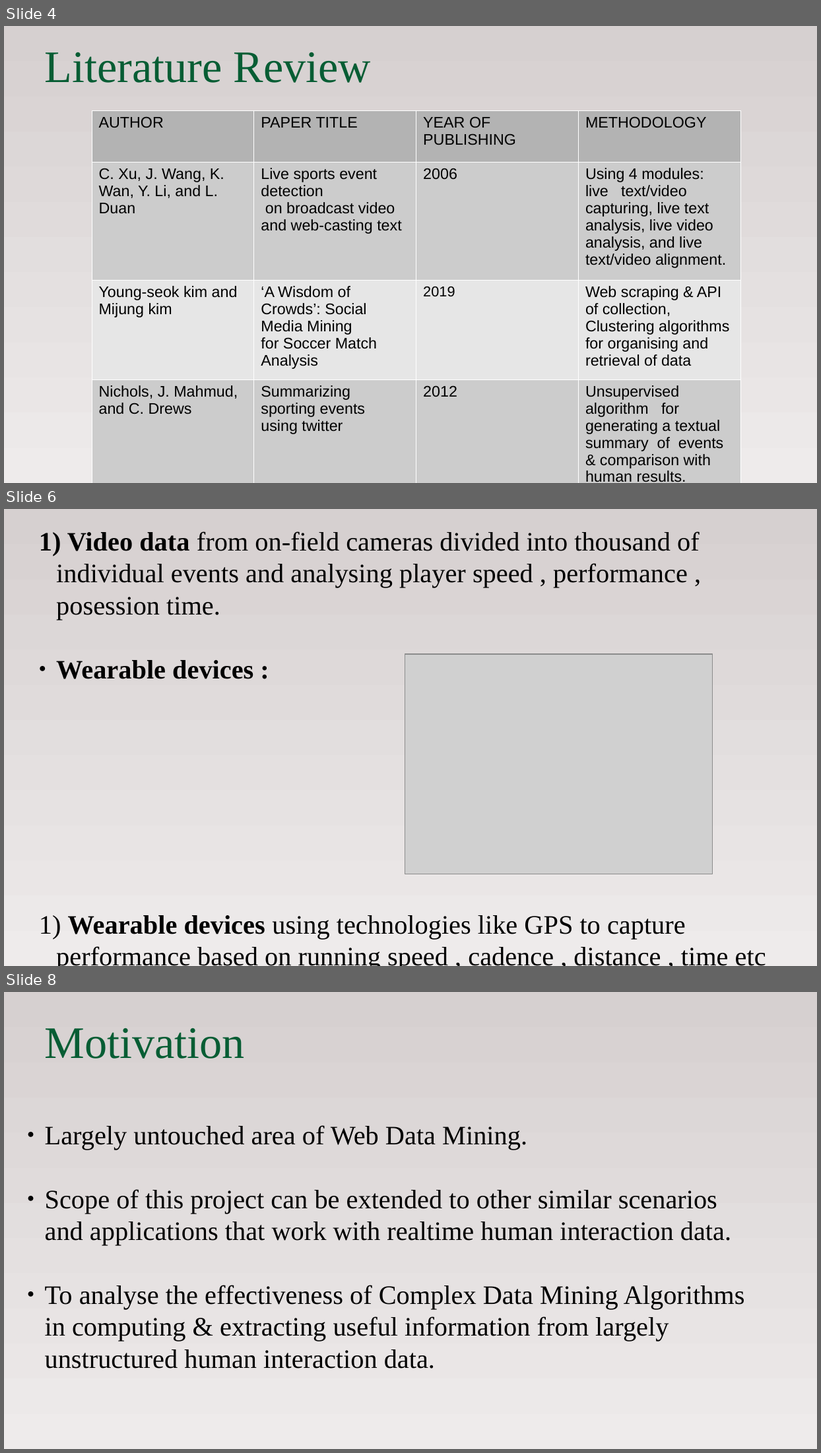
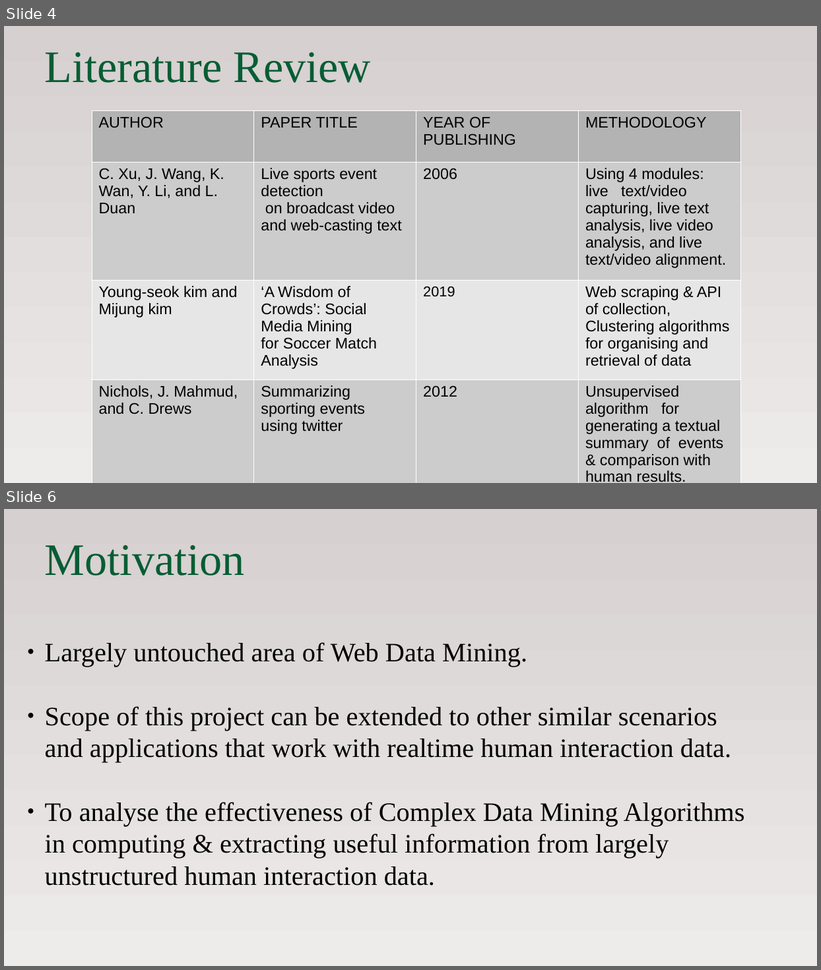
Before and after one commit to alfinwilliam/Sports-Match-Analysis-using-Social-Media-Mining, a slide deck: docs/projectppt.odp. Shown one above the other, each under a label of ours: slides 4, 6 and 8 before the commit, slides 4 and 6 after it; the slides between them are not shown. The pictures are 821x1453 and 821x970 pixels, drawn with LibreOffice and Linux fonts; fonts in the diff are those of the drawing; grey boxes stand for pictures. Boxes give left, top, right and bottom in pixels: in the first picture for what was removed or moved away, otherwise in the second. Text is boxed around its words. In the diff, an @@ line names an element or a change of style, - is before the commit and + after.

```diff
--- a/docs/projectppt.odp
+++ b/docs/projectppt.odp
@@ slide 6 removed at (4, 509, 817, 966), background gradient #D6D0D0 to #EEEBEB @@
@@ subtitle removed at (56, 531, 766, 966) @@
-1) Video data from on-field cameras divided into thousand of individual events and analysing player speed , performance , posession time.
-● Wearable devices :
-1) Wearable devices using technologies like GPS to capture performance based on running speed , cadence , distance , time etc
@@ picture removed at (405, 654, 712, 875) @@
@@ what was slide 8 is now slide 6 @@
```
Also in this commit, not shown: 3 slides changed, 1 slide added, 2 other slides removed, 13 other files.
